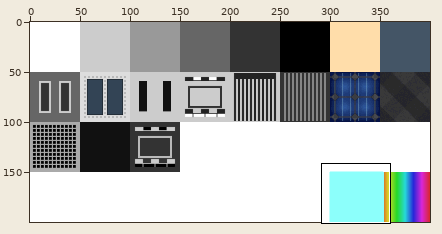
Edited in one commit: sprite sheet (ship_lambert_texture_blue.png). Above: a wide view before the commit, with the close-up outlined.
Close-up. The starting point:
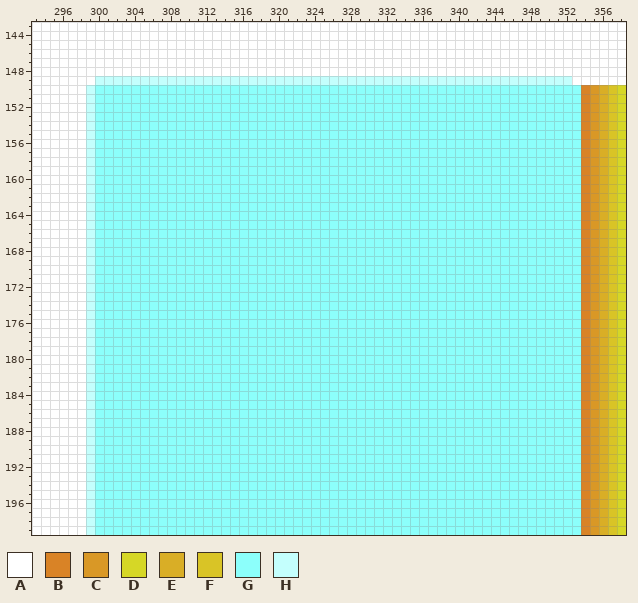
The file is 400x200 pixels. Pixels under 10% opacity are left out. Colours within 5 levels of each other are drawn and written as one. Shown: x 293..358, y 143..199.
Palette (. is transparent): A #ffffff  B #d98326  C #d99826  D #d6d726  E #d9ae26  F #d9c426  G #8cfffb  H #c4fffd
After:
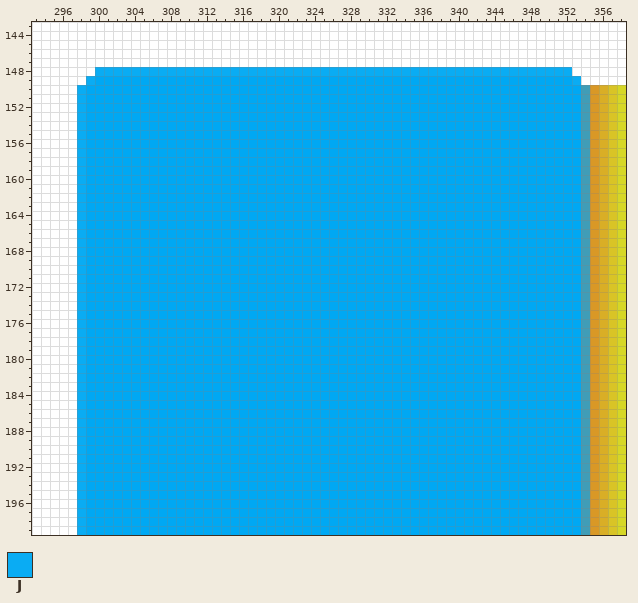
Colours new in this view: J #0aacf3
Changes in this commit:
Colour B changes from #d98326 to #409db7.
Colour G changes from #8cfffb to #00a8f3.
The edit turns colour H into colour G in row 149 at x 300 to 352; in rows 150 to 199 at x 299.
The edit turns colour A into colour J in row 148 at x 300 to 352; in row 149 at x 299 and 353; in rows 150 to 199 at x 298.
